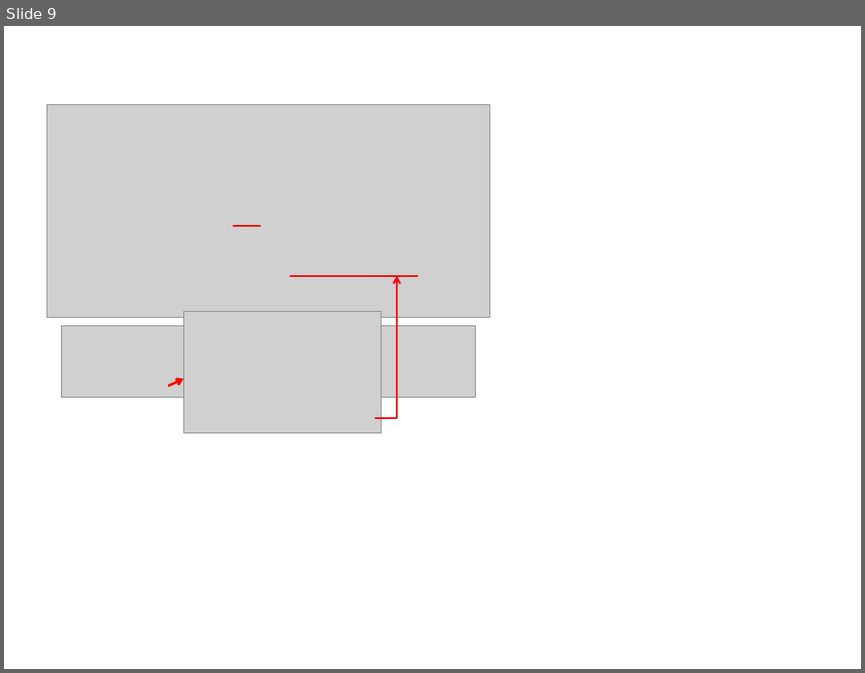
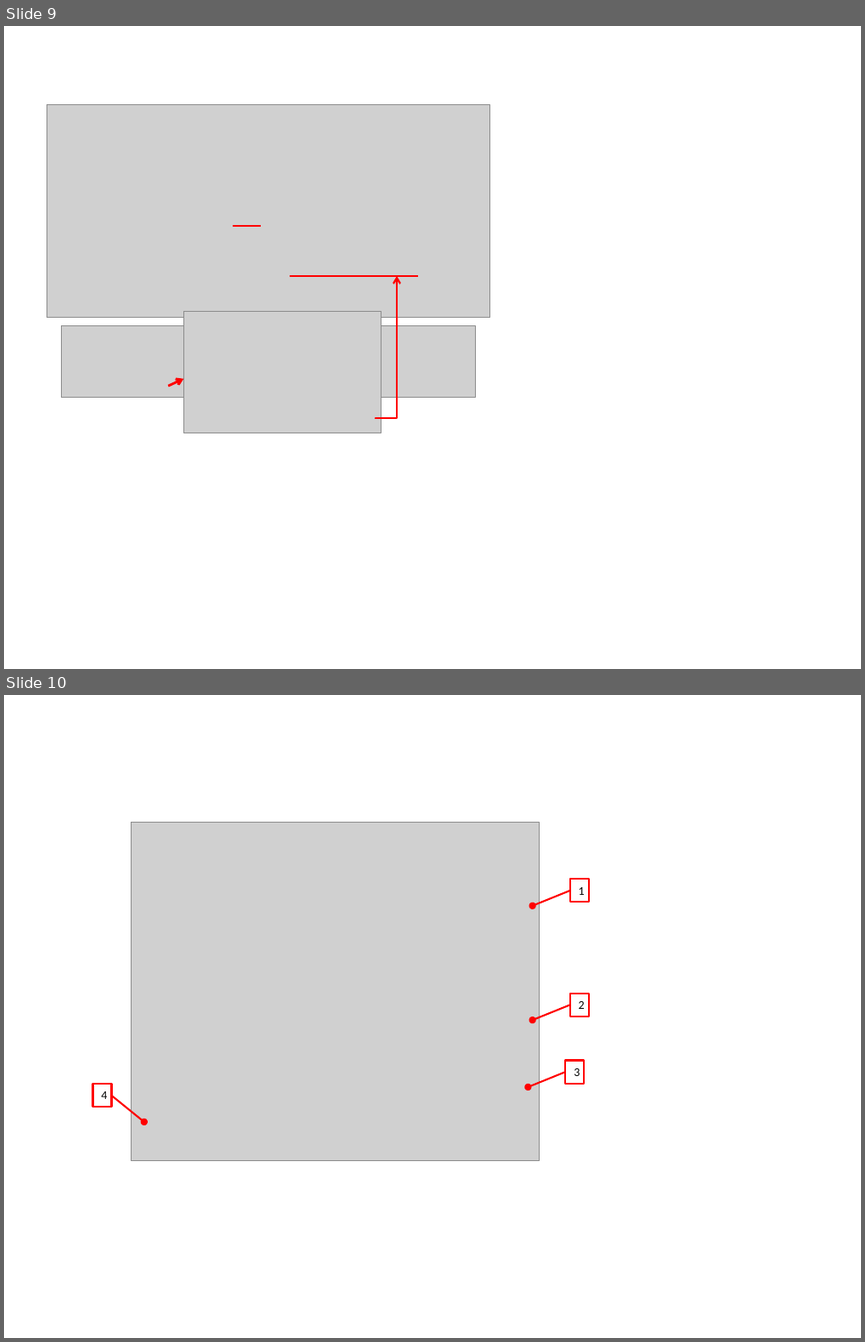
Before and after one commit to patricktaur/icon-ddas, a slide deck: Documents/Technical/Help/UserManual/New Microsoft PowerPoint Presentation.pptx. Shown one above the other, each under a label of ours: slide 9 before the commit, slides 9 and 10 after it. The pictures are 865x673 and 865x1342 pixels, drawn with LibreOffice and Linux fonts; fonts in the diff are those of the drawing; grey boxes stand for pictures. Boxes give left, top, right and bottom in pixels: in the first picture for what was removed or moved away, otherwise in the second. Text is boxed around its words. In the diff, an @@ line names an element or a change of style, - is before the commit and + after.

```diff
--- a/Documents/Technical/Help/UserManual/New Microsoft PowerPoint Presentation.pptx
+++ b/Documents/Technical/Help/UserManual/New Microsoft PowerPoint Presentation.pptx
@@ slide 10 added at (x1=4, y1=695, x2=861, y2=1338), background #FFFFFF @@
@@ picture added at (x1=131, y1=822, x2=539, y2=1160) @@
@@ arrow added from (569, 891) to (533, 906), #FF0000 1.5 pt @@
@@ rectangle added at (x1=569, y1=879, x2=588, y2=902), outline #FF0000 1.5 pt, 10 pt, text #000000 @@
+1
@@ rectangle added at (x1=569, y1=993, x2=588, y2=1016), outline #FF0000 1.5 pt, 10 pt, text #000000 @@
+2
@@ arrow added from (569, 1004) to (533, 1020), #FF0000 1.5 pt @@
@@ arrow added from (565, 1072) to (528, 1087), #FF0000 1.5 pt @@
@@ rectangle added at (x1=565, y1=1060, x2=584, y2=1083), outline #FF0000 1.5 pt, 10 pt, text #000000 @@
+3
@@ rectangle added at (x1=93, y1=1083, x2=112, y2=1106), outline #FF0000 1.5 pt, 10 pt, text #000000 @@
+4
@@ arrow added from (112, 1095) to (144, 1122), #FF0000 1.5 pt @@
```
Also in this commit, not shown: 2 other slides added, 3 slides removed, 19 other files.
